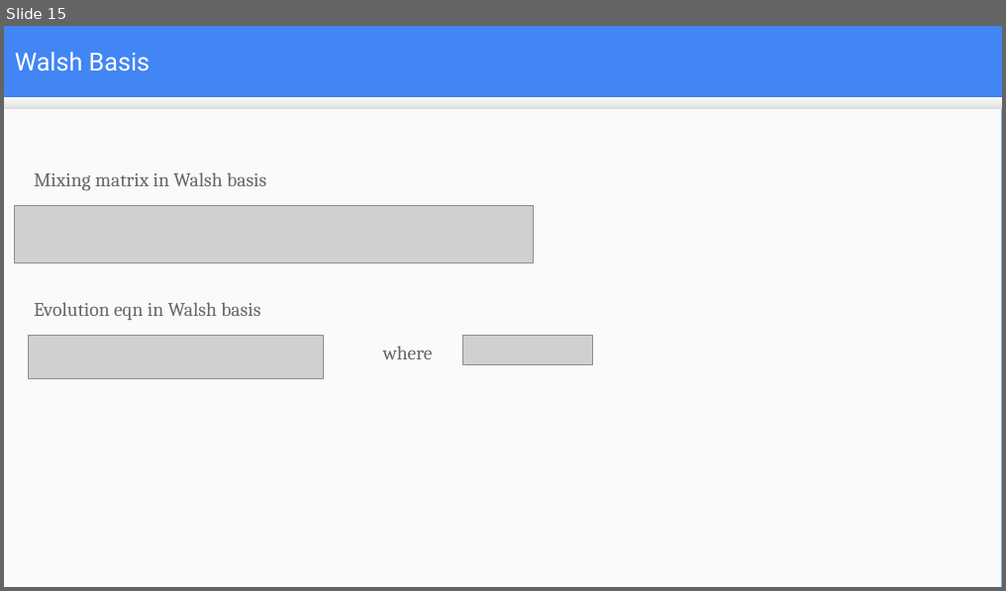
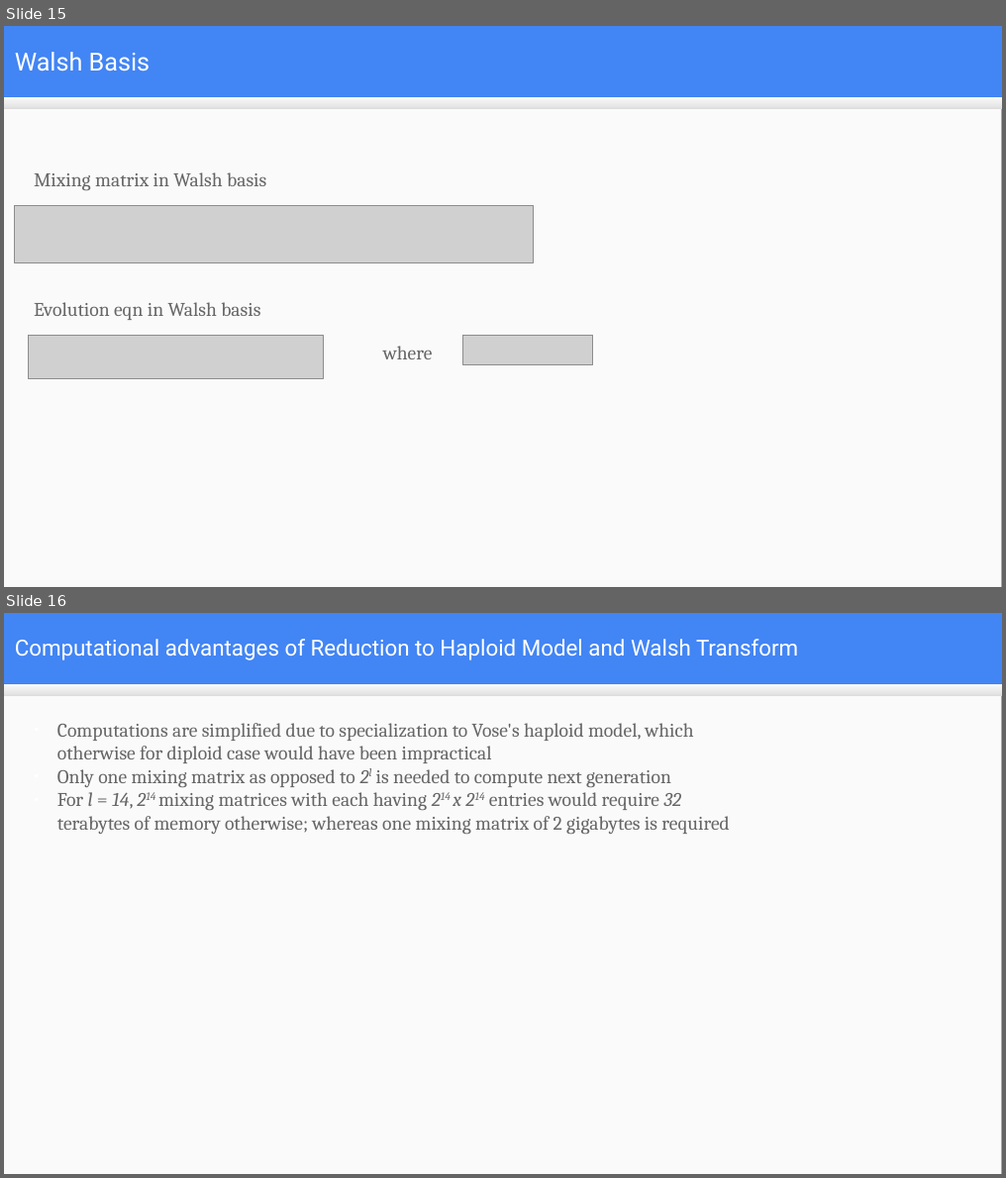
Before and after one commit to mduwalsh/project, a slide deck: thesis_slides_mahendra.odp. Shown one above the other, each under a label of ours: slide 15 before the commit, slides 15 and 16 after it. The pictures are 1006x591 and 1006x1178 pixels, drawn with LibreOffice and Linux fonts; fonts in the diff are those of the drawing; grey boxes stand for pictures. Boxes give left, top, right and bottom in pixels: in the first picture for what was removed or moved away, otherwise in the second. Text is boxed around its words. In the diff, an @@ line names an element or a change of style, - is before the commit and + after.

```diff
--- a/thesis_slides_mahendra.odp
+++ b/thesis_slides_mahendra.odp
@@ slide 16 added at (4, 613, 1002, 1174), background #4285F4; not listed: 2 template elements that a slide beside it also shows @@
@@ title added at (15, 639, 798, 661), 16 pt, text #FFFFFF @@
+Computational advantages of Reduction to Haploid Model and Walsh Transform
@@ text added at (57, 723, 729, 835), 14 pt, text #666666 @@
+● Computations are simplified due to specialization to Vose's haploid model, which otherwise for diploid case would have been impractical
+● Only one mixing matrix as opposed to 2l is needed to compute next generation
+● For l = 14, 214 mixing matrices with each having 214 x 214 entries would require 32 terabytes of memory otherwise; whereas one mixing matrix of 2 gigabytes is required
```
Also in this commit, not shown: 11 slides changed, 12 other slides added, 4 slides removed, 4 other files.
